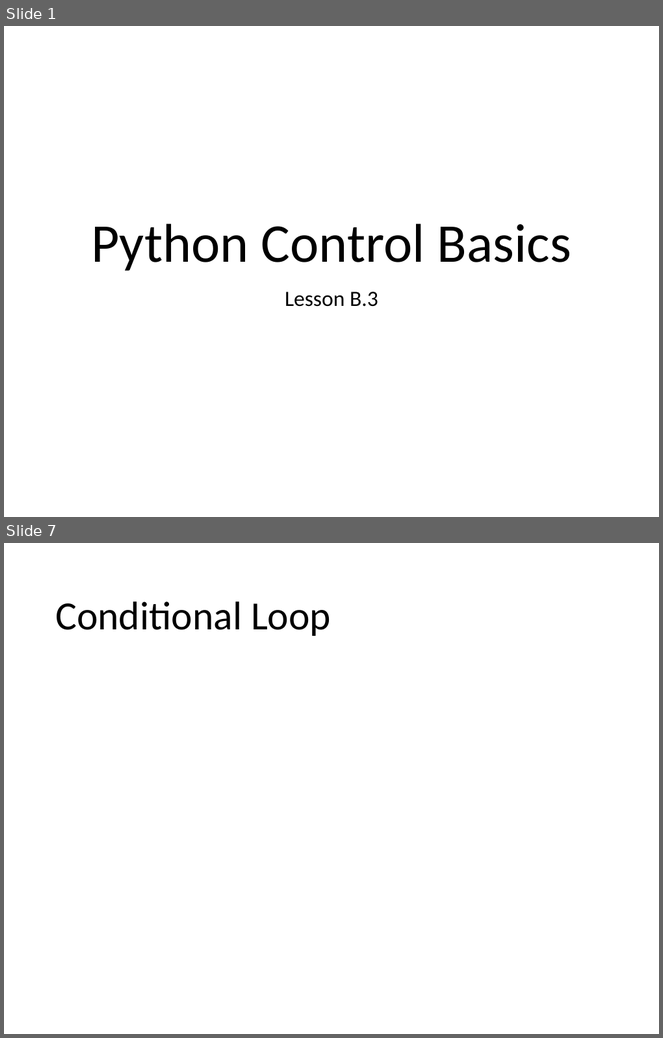
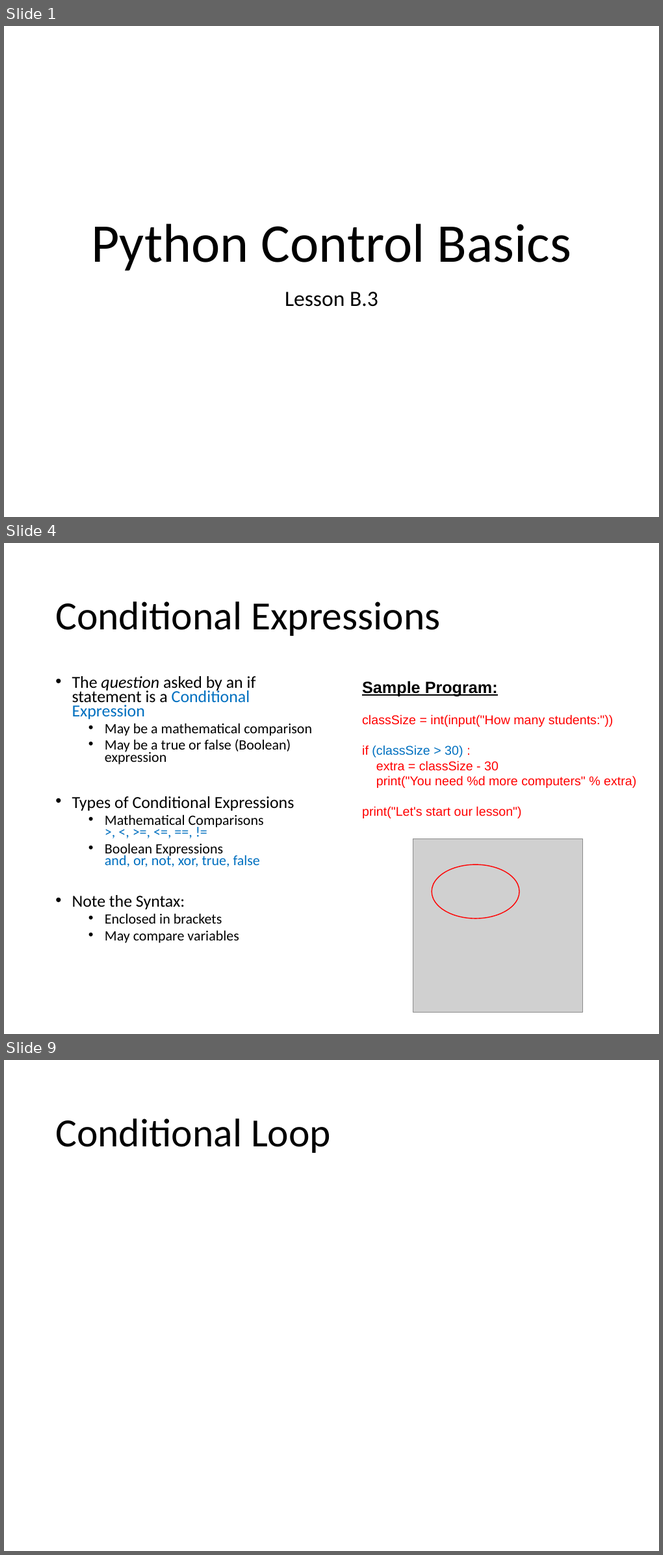
Before and after one commit to Greg5519/ICS2O0, a slide deck: Topic B Programming Introduction/B.3 Lesson - Python Control Basics.pptx. Shown one above the other, each under a label of ours: slides 1 and 7 before the commit, slides 1, 4 and 9 after it; the slides between them are not shown. The pictures are 663x1038 and 663x1555 pixels, drawn with LibreOffice and Linux fonts; fonts in the diff are those of the drawing; grey boxes stand for pictures. Boxes give left, top, right and bottom in pixels: in the first picture for what was removed or moved away, otherwise in the second. Text is boxed around its words. In the diff, an @@ line names an element or a change of style, - is before the commit and + after.

```diff
--- a/Topic B Programming Introduction/B.3 Lesson - Python Control Basics.pptx
+++ b/Topic B Programming Introduction/B.3 Lesson - Python Control Basics.pptx
@@ slide 4 added at [4,543,659,1034], background #FFFFFF @@
@@ title added at [55,601,441,636], 44 pt, text #000000 @@
+Conditional Expressions
@@ text added at [72,676,312,943], 15.7 pt, text #000000 @@
+• The question asked by an if statement is a Conditional Expression
+  • May be a mathematical comparison
+  • May be a true or false (Boolean) expression
+• Types of Conditional Expressions
+  • Mathematical Comparisons
+    >, <, >=, <=, ==, !=
+  • Boolean Expressions
+    and, or, not, xor, true, false
+• Note the Syntax:
+  • Enclosed in brackets
+  • May compare variables
@@ text added at [362,681,636,819], 14 pt, text #FF0000 @@
+Sample Program:
+classSize = int(input("How many students:"))
+if (classSize > 30) :
+extra = classSize - 30
+print("You need %d more computers" % extra)
+print("Let's start our lesson")
@@ picture added at [414,839,583,1013] @@
@@ ellipse added at [432,865,519,919], outline #FF0000 1 pt @@
@@ what was slide 7 is now slide 9 @@
```
Also in this commit, not shown: 1 slide changed, 6 other slides added, 4 slides removed, 1 other file.
